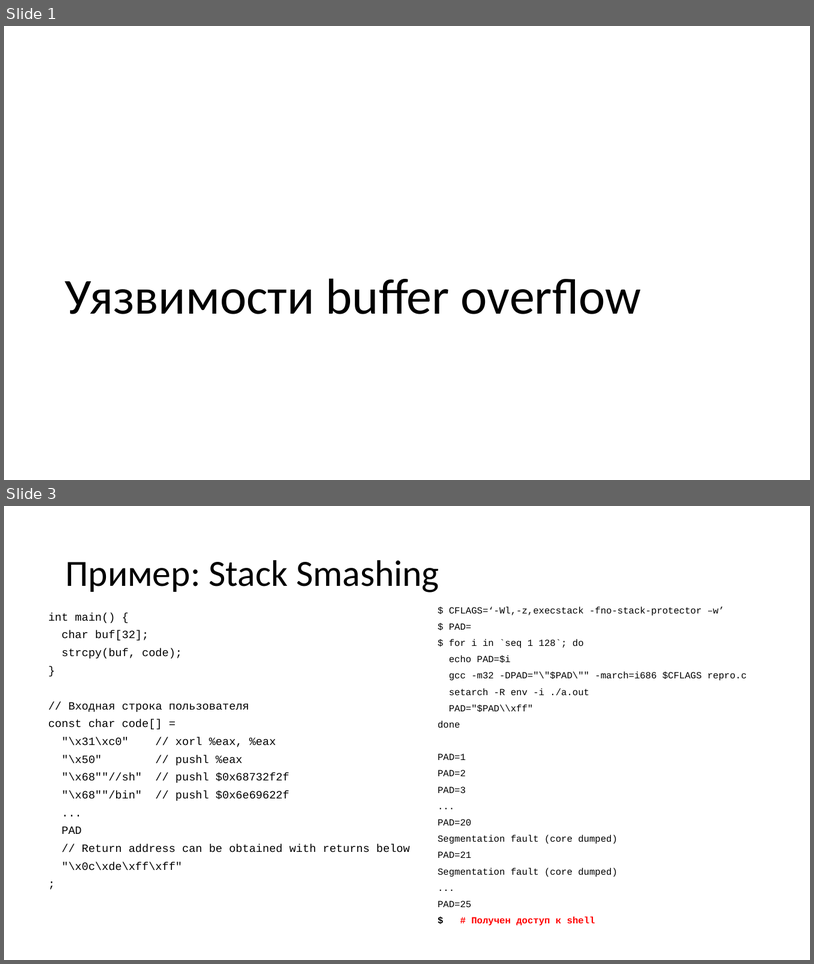
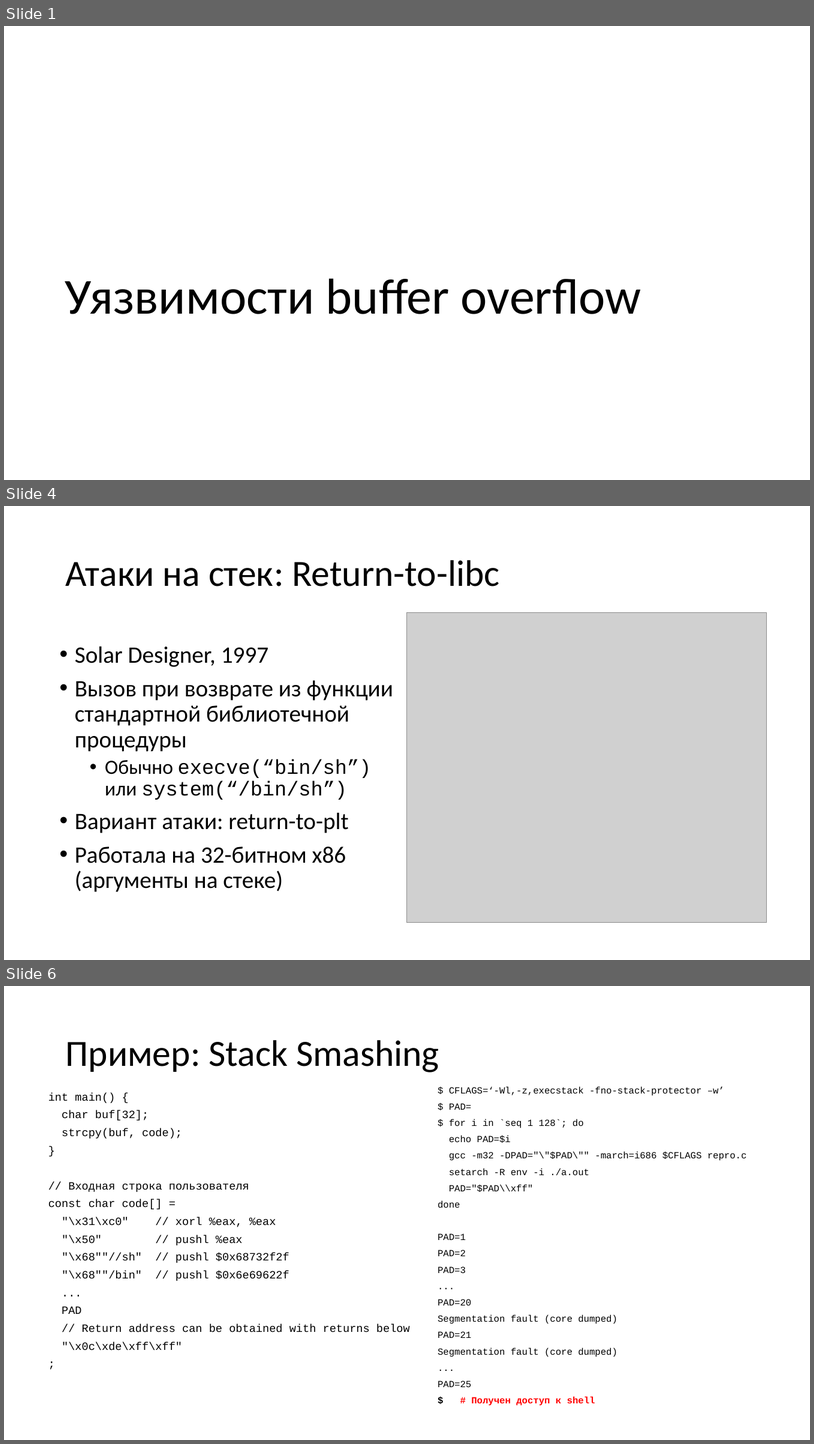
Before and after one commit to yugr/slides, a slide deck: CppZeroCost/2025/RU.pptx. Shown one above the other, each under a label of ours: slides 1 and 3 before the commit, slides 1, 4 and 6 after it; the slides between them are not shown. The pictures are 814x964 and 814x1444 pixels, drawn with LibreOffice and Linux fonts; fonts in the diff are those of the drawing; grey boxes stand for pictures. Boxes give left, top, right and bottom in pixels: in the first picture for what was removed or moved away, otherwise in the second. Text is boxed around its words. In the diff, an @@ line names an element or a change of style, - is before the commit and + after.

```diff
--- a/CppZeroCost/2025/RU.pptx
+++ b/CppZeroCost/2025/RU.pptx
@@ slide 4 added at <box>4,506,810,960</box>, background #FFFFFF @@
@@ title added at <box>65,560,500,586</box>, 44 pt, text #000000 @@
+Атаки на стек: Return-to-libc
@@ picture added at <box>408,612,767,922</box> @@
@@ text added at <box>75,646,394,892</box>, 28 pt, text #000000 @@
+• Solar Designer, 1997
+• Вызов при возврате из функции стандартной библиотечной процедуры
+  • Обычно execve(“bin/sh”) или system(“/bin/sh”)
+• Вариант атаки: return-to-plt
+• Работала на 32-битном x86 (аргументы на стеке)
@@ what was slide 3 is now slide 6 @@
```
Also in this commit, not shown: 12 slides changed, 4 other slides added, 6 other files.
